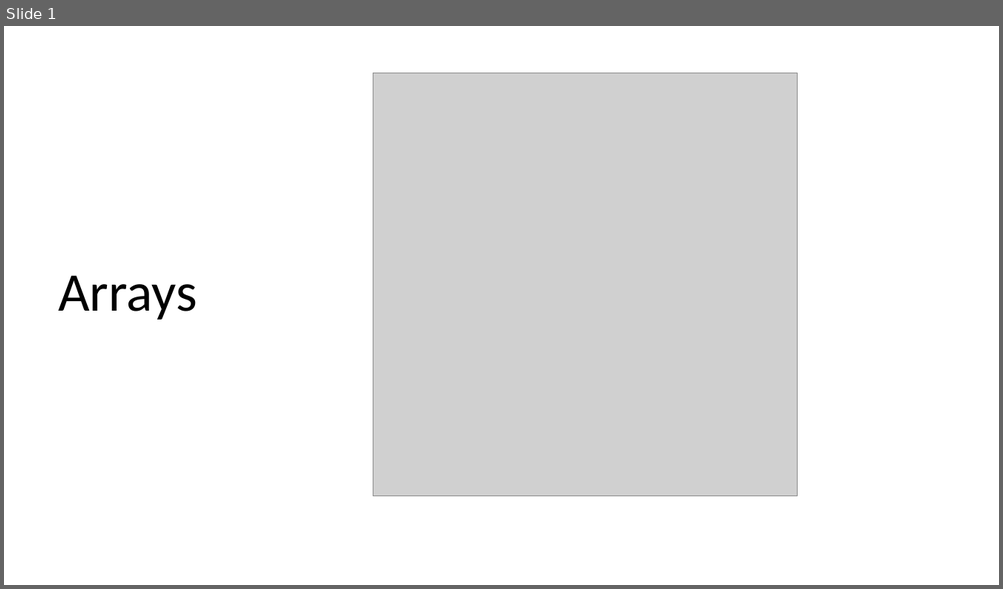
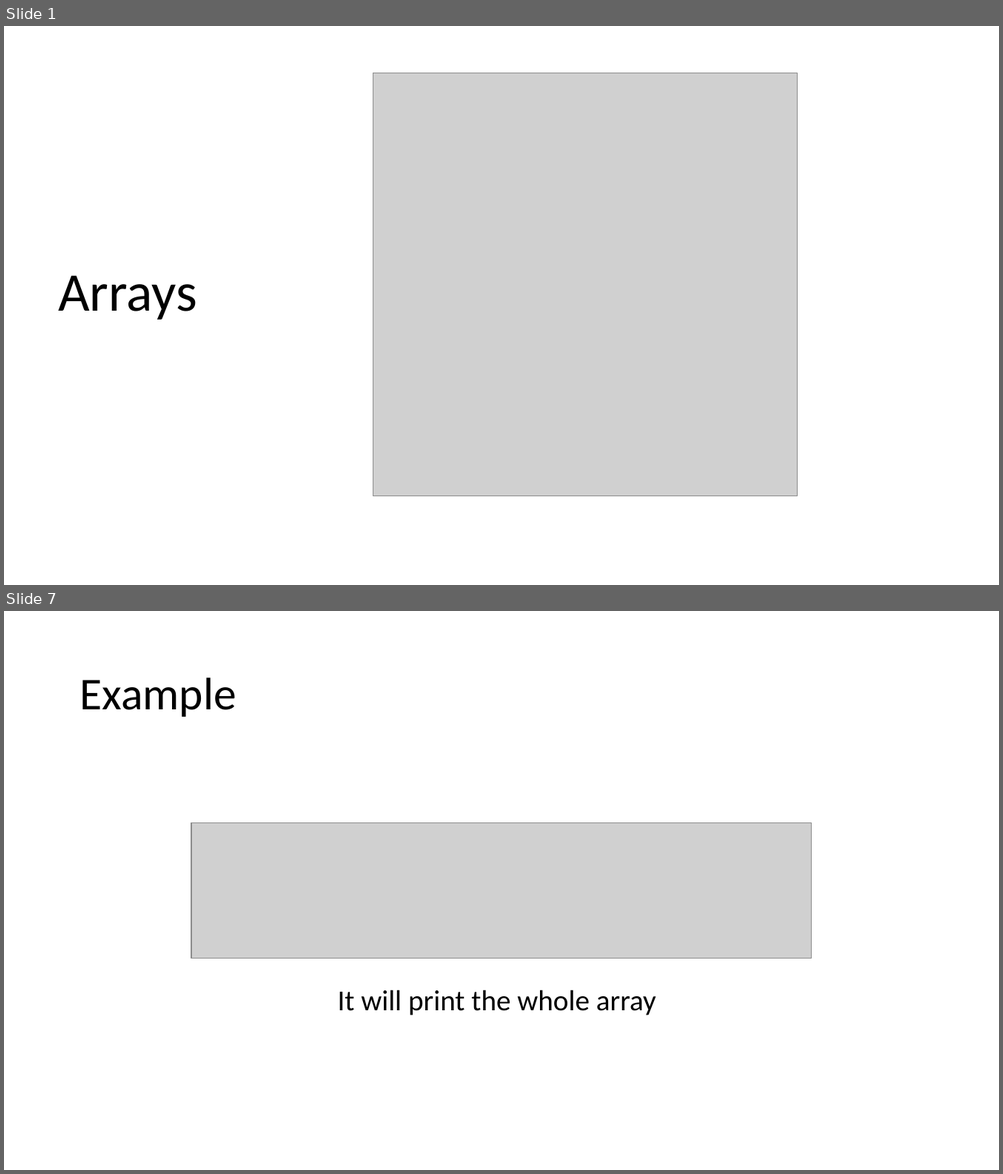
Before and after one commit to JoZonneveld/TCR-python-lessons, a slide deck: Lessons/Lesson 3/Arrays.pptx. Shown one above the other, each under a label of ours: slide 1 before the commit, slides 1 and 7 after it; the slides between them are not shown. The pictures are 1003x589 and 1003x1174 pixels, drawn with LibreOffice and Linux fonts; fonts in the diff are those of the drawing; grey boxes stand for pictures; background and template pictures are left out. Boxes give left, top, right and bottom in pixels: in the first picture for what was removed or moved away, otherwise in the second. Text is boxed around its words. In the diff, an @@ line names an element or a change of style, - is before the commit and + after.

Commit message:
arrays

```diff
--- a/Lessons/Lesson 3/Arrays.pptx
+++ b/Lessons/Lesson 3/Arrays.pptx
@@ slide 7 added at <box>4,611,999,1170</box>, background #FFFFFF @@
@@ title added at <box>79,678,236,717</box>, 44 pt, text #000000 @@
+Example
@@ picture added at <box>191,823,811,959</box> @@
@@ text added at <box>338,990,656,1016</box>, 28 pt, text #000000 @@
+It will print the whole array
```
Also in this commit, not shown: 1 slide changed, 15 other slides added, 1 slide removed, 1 other file.
